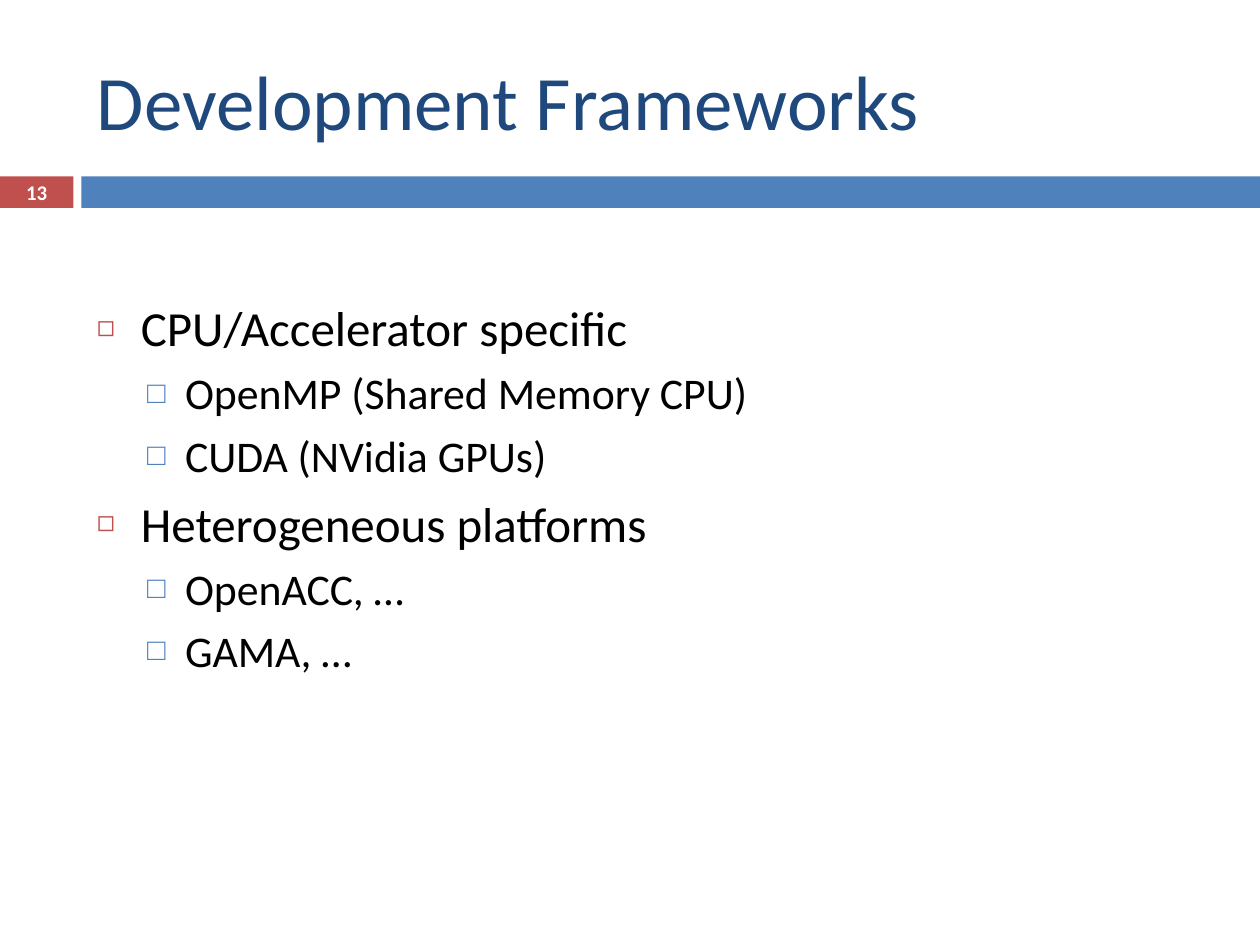
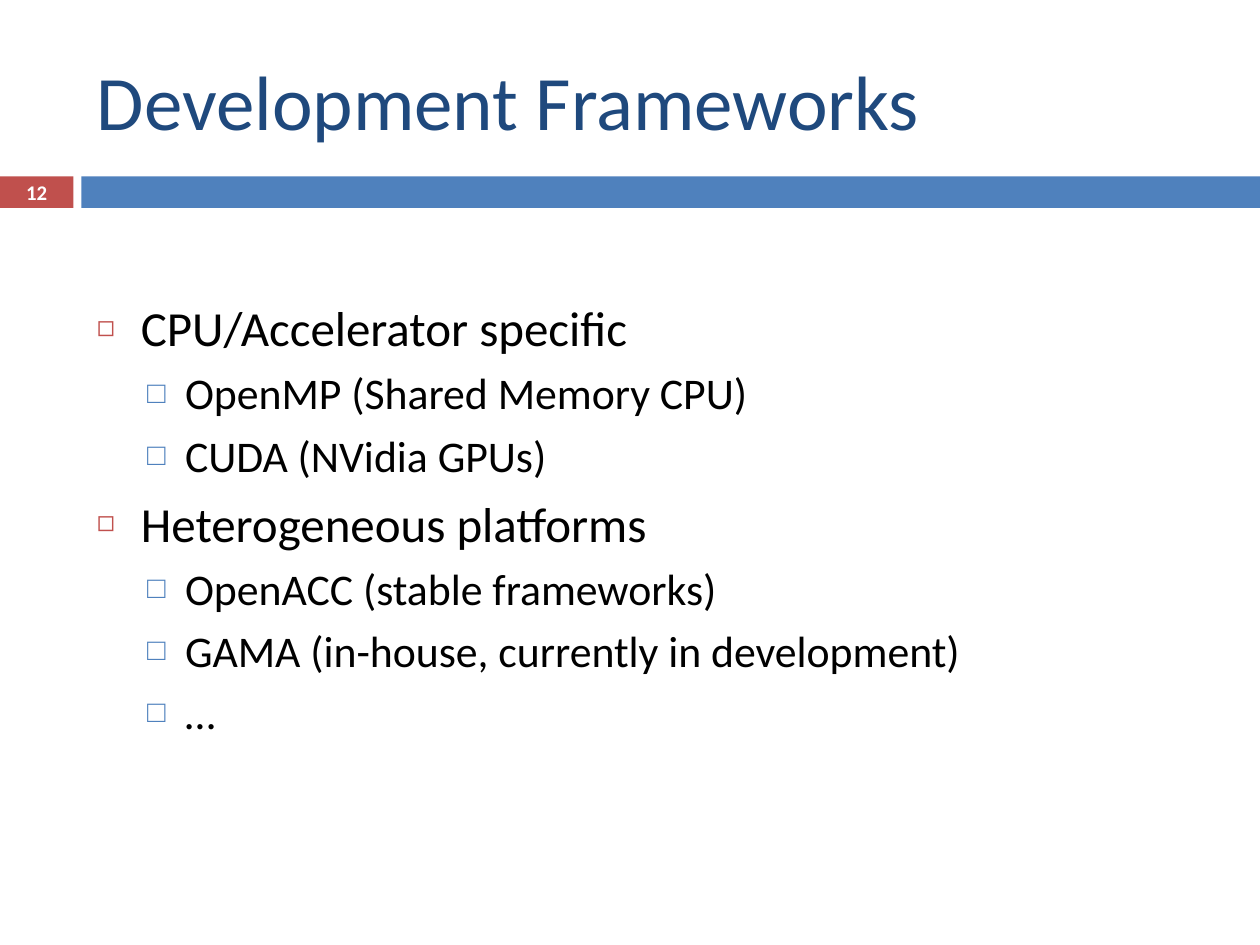
Before and after one commit to ampereira/mscthesis-liptool, a slide deck: slide 12 of doc/pre-thesis/presentation/pre-thesis_presentation.pptx (slide 13 before the commit). Drawn at 1260x945 pixels with LibreOffice and Linux fonts; fonts in the diff are those of the drawing. Boxes give left, top, right and bottom in pixels: in the first picture for what was removed or moved away, otherwise in the second. Text is boxed around its words. In the diff, an @@ line names an element or a change of style, - is before the commit and + after.

Commit message:
Final presentation fix

```diff
--- a/doc/pre-thesis/presentation/pre-thesis_presentation.pptx
+++ b/doc/pre-thesis/presentation/pre-thesis_presentation.pptx
@@ page number at [26,186,47,200]: text changed @@
-13
+12
@@ text at [185,573,960,674]: text changed @@
-  □ OpenACC, …
-  □ GAMA, …
+  □ OpenACC (stable frameworks)
+  □ GAMA (in-house, currently in development)
+  □ …
```
Also in this commit, not shown: 8 other slides changed, 1 slide removed, 2 other files.
